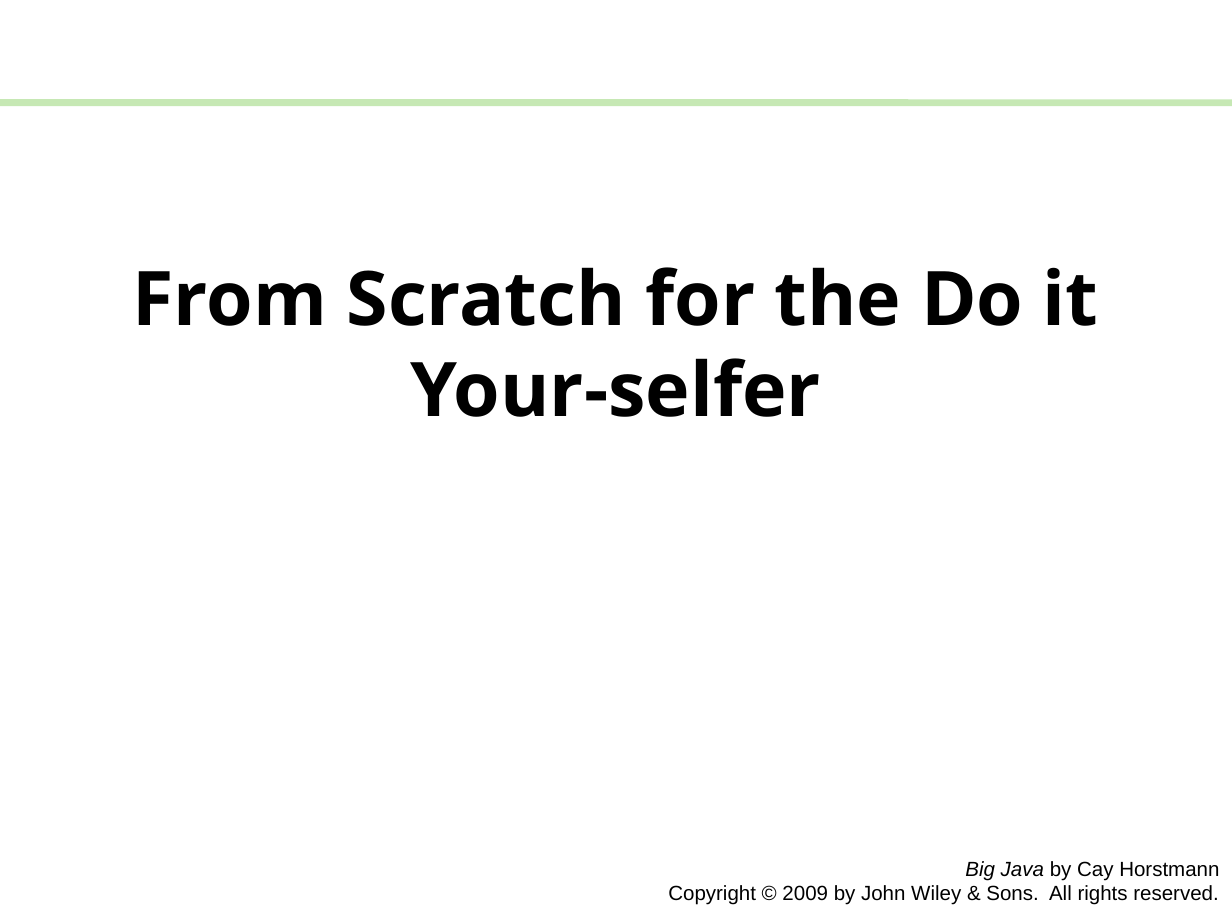
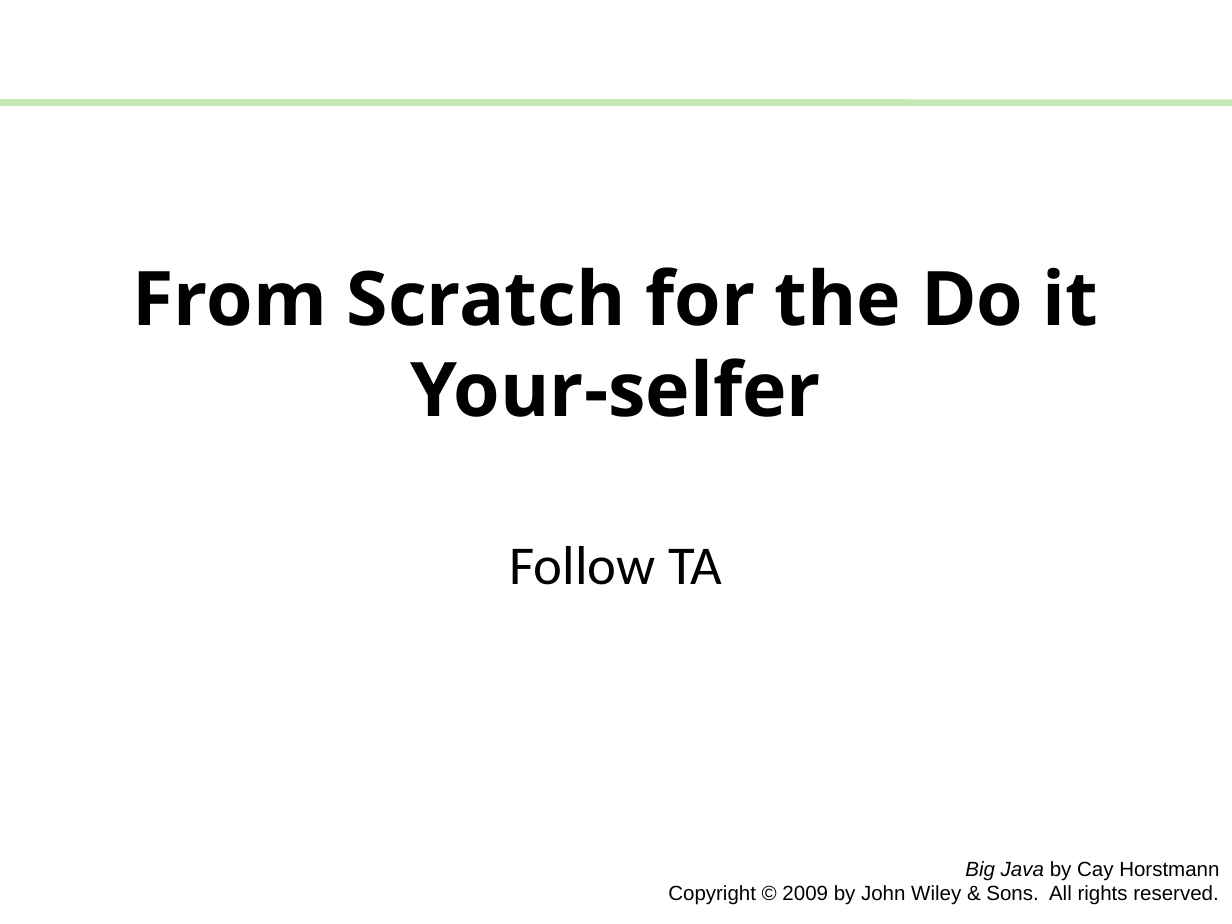
Before and after one commit to Apo45ty/ICOM4015LABS, a slide deck: slide 9 of Laboratory_01/presentation.pptx. Drawn at 1232x924 pixels with LibreOffice and Linux fonts; fonts in the diff are those of the drawing. Boxes give left, top, right and bottom in pixels: in the first picture for what was removed or moved away, otherwise in the second. Text is boxed around its words. In the diff, an @@ line names an element or a change of style, - is before the commit and + after.

```diff
--- a/Laboratory_01/presentation.pptx
+++ b/Laboratory_01/presentation.pptx
@@ subtitle added at (x1=510, y1=546, x2=722, y2=585), 32 pt, text #000000 @@
+Follow TA
```
Also in this commit, not shown: 2 other slides changed, 2 other files.
